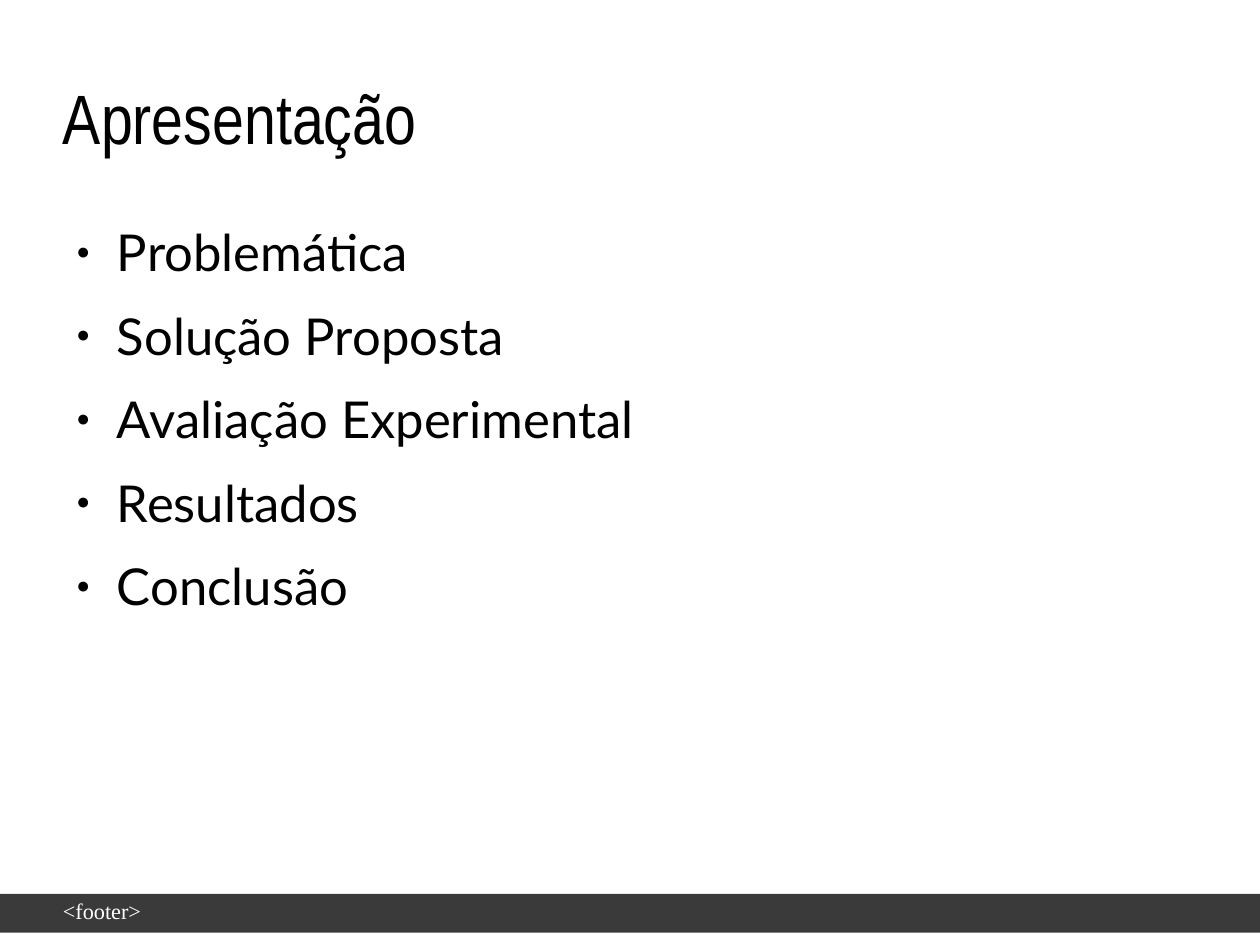
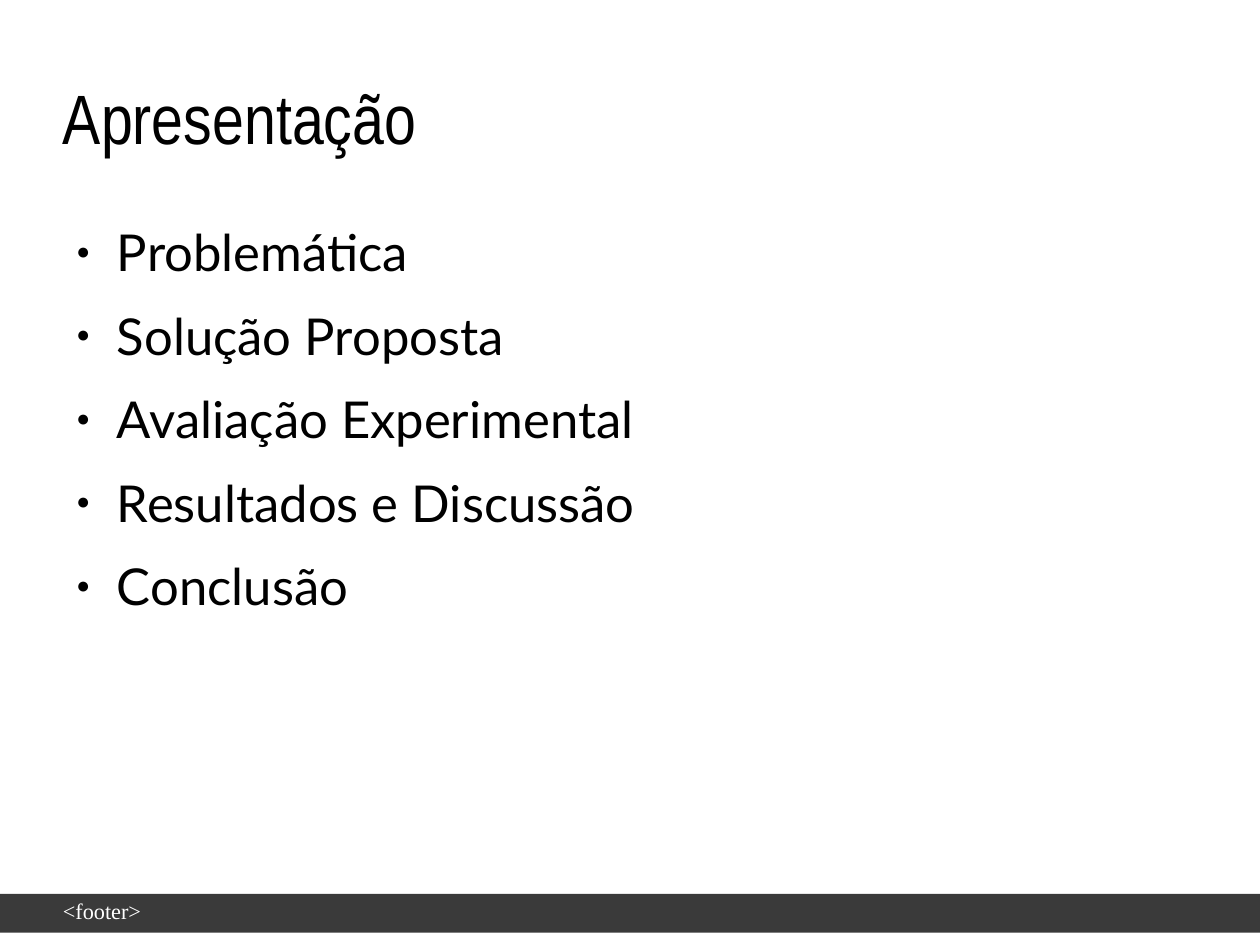
Before and after one commit to enoquesantos/tcc-latex, a slide deck: slide 2 of slide-defesa/Apresentação-EnoqueJoseneas.odp. Drawn at 1260x945 pixels with LibreOffice and Linux fonts; fonts in the diff are those of the drawing; background and template pictures are left out. Boxes give left, top, right and bottom in pixels: in the first picture for what was removed or moved away, otherwise in the second. Text is boxed around its words. In the diff, an @@ line names an element or a change of style, - is before the commit and + after.

```diff
--- a/slide-defesa/Apresentação-EnoqueJoseneas.odp
+++ b/slide-defesa/Apresentação-EnoqueJoseneas.odp
@@ text at bbox=[117, 484, 635, 523]: text changed @@
-● Resultados
+● Resultados e Discussão
```
Also in this commit, not shown: 6 other slides changed, 9 slides added, 2 slides removed, 1 other file.
